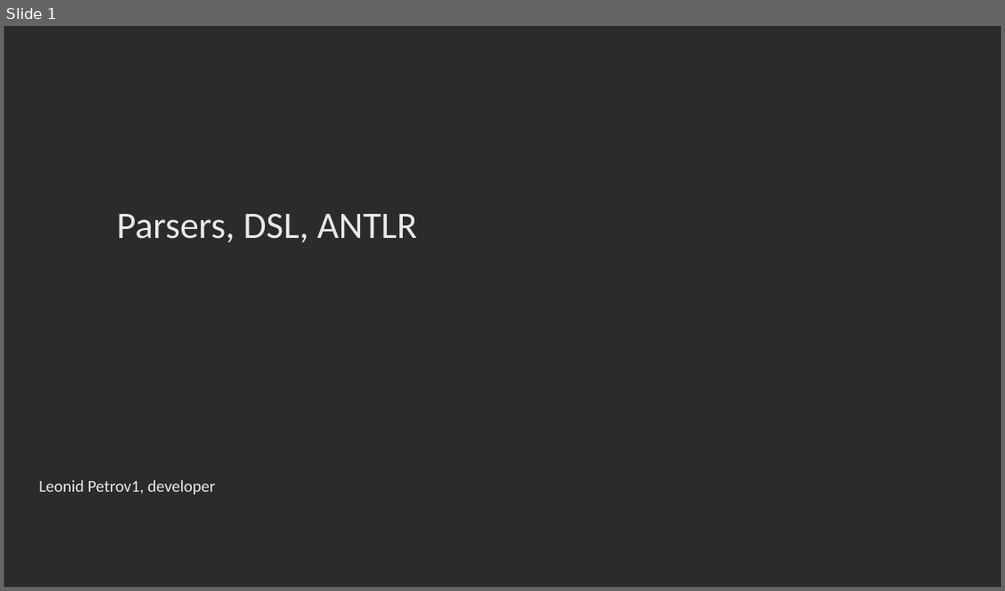
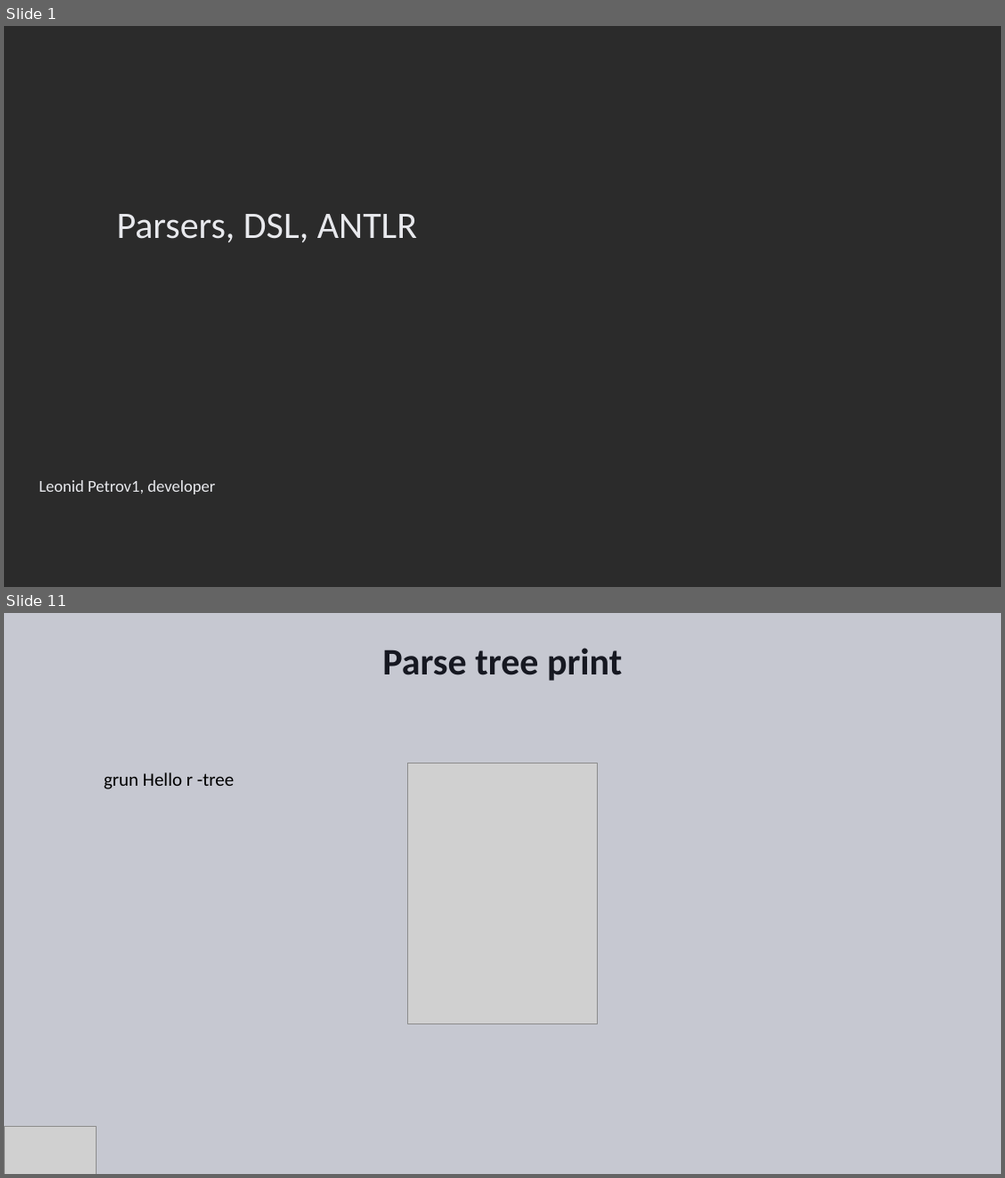
Before and after one commit to Ungerfall/ungerfall.github.io, a slide deck: presentation/antlr/antlr.pptx. Shown one above the other, each under a label of ours: slide 1 before the commit, slides 1 and 11 after it; the slides between them are not shown. The pictures are 1005x591 and 1005x1178 pixels, drawn with LibreOffice and Linux fonts; fonts in the diff are those of the drawing; grey boxes stand for pictures; background and template pictures are left out; a plain dark background stands for a picture behind light text. Boxes give left, top, right and bottom in pixels: in the first picture for what was removed or moved away, otherwise in the second. Text is boxed around its words. In the diff, an @@ line names an element or a change of style, - is before the commit and + after.

```diff
--- a/presentation/antlr/antlr.pptx
+++ b/presentation/antlr/antlr.pptx
@@ slide 11 added at bbox=[4, 613, 1001, 1174], background #C6C8D1 @@
@@ title added at bbox=[382, 648, 622, 681], 36 pt, text #161821, bold @@
+Parse tree print
@@ text added at bbox=[104, 772, 234, 789], 18 pt, text #000000 @@
+grun Hello r -tree
@@ picture added at bbox=[408, 763, 597, 1023] @@
@@ picture added at bbox=[4, 1126, 97, 1174] @@
```
Also in this commit, not shown: 3 slides changed, 13 other slides added, 6 slides removed.
